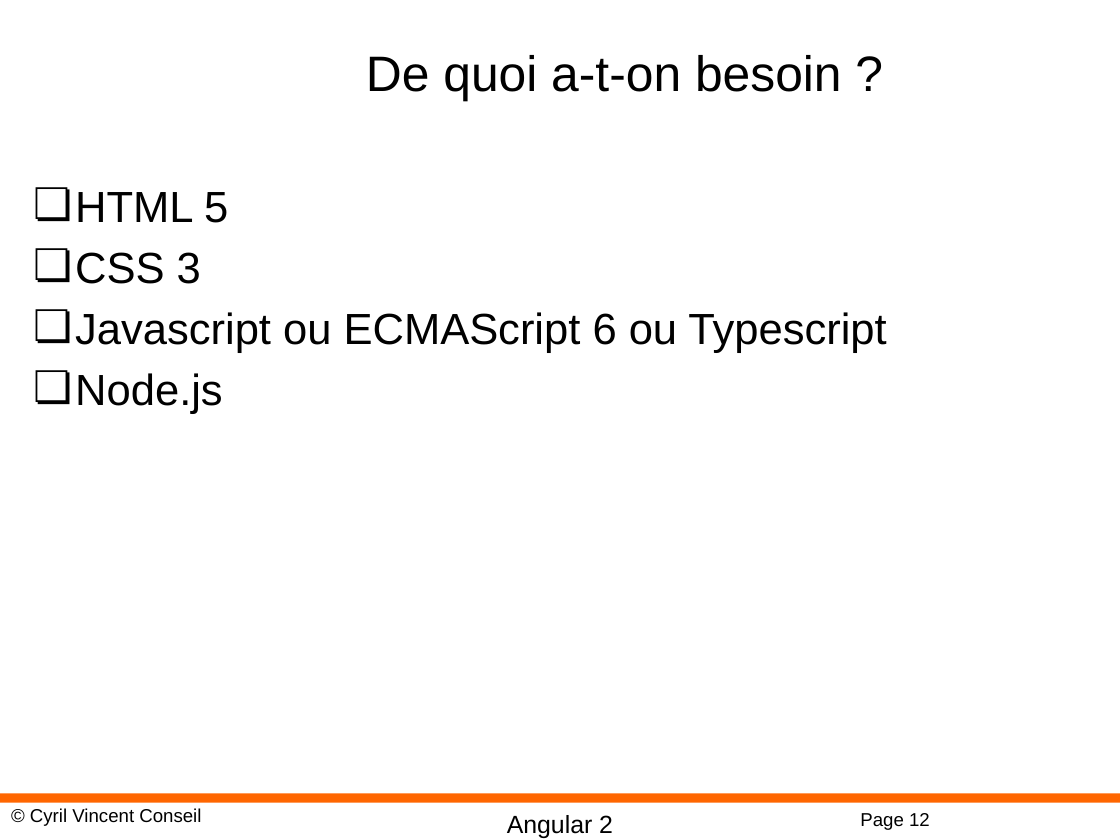
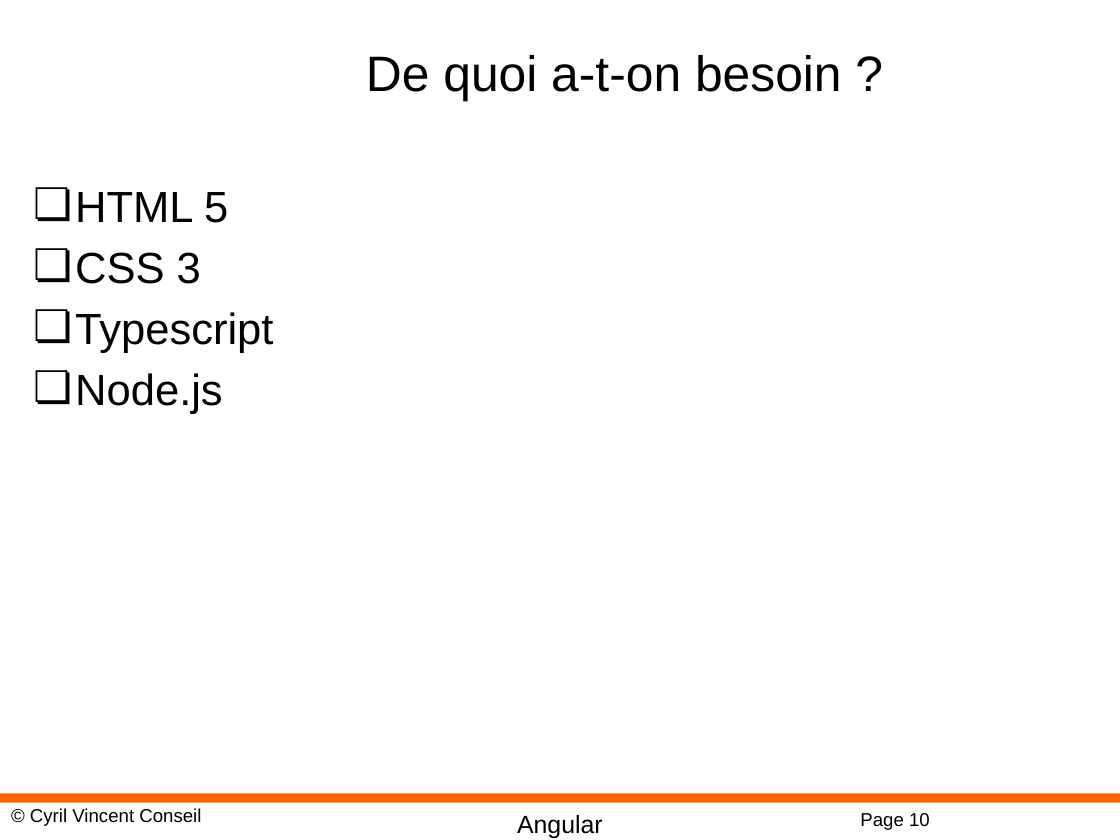
Before and after one commit to cyrilvincent/POE, a slide deck: slide 10 of ppt/angular/Angular01-Intro.pptx (slide 12 before the commit). Drawn at 1120x840 pixels with LibreOffice and Linux fonts; fonts in the diff are those of the drawing; background and template pictures are left out. Boxes give left, top, right and bottom in pixels: in the first picture for what was removed or moved away, otherwise in the second. Text is boxed around its words. In the diff, an @@ line names an element or a change of style, - is before the commit and + after.

Commit message:
Angular PPT v2

```diff
--- a/ppt/angular/Angular01-Intro.pptx
+++ b/ppt/angular/Angular01-Intro.pptx
@@ text at (75, 312, 273, 353): text changed @@
-❏ Javascript ou ECMAScript 6 ou Typescript
+❏ Typescript
@@ text at (517, 815, 603, 838): text changed @@
-Angular 2
+Angular
@@ page number at (860, 813, 930, 830): text changed @@
-Page 12
+Page 10
```
Also in this commit, not shown: 14 other slides changed, 1 slide added, 2 slides removed, 19 other files.
